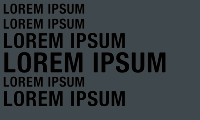
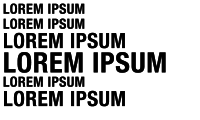
Two versions of the same layered image (200×120). Layer-by-layer changes:
painted on "background" over left=0, top=0, right=200, bottom=120
